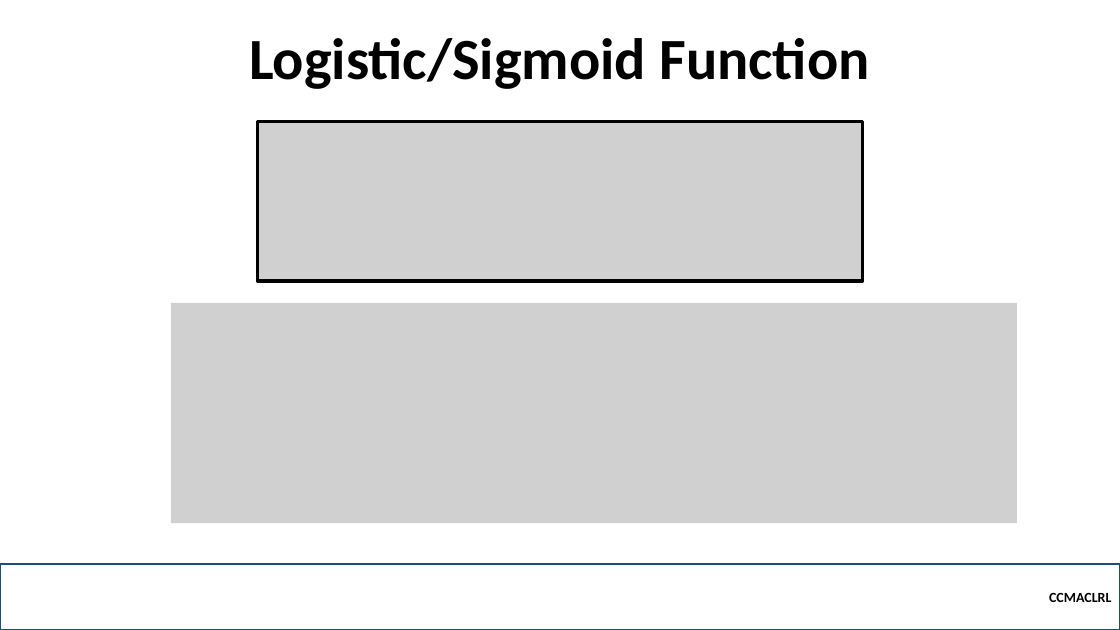
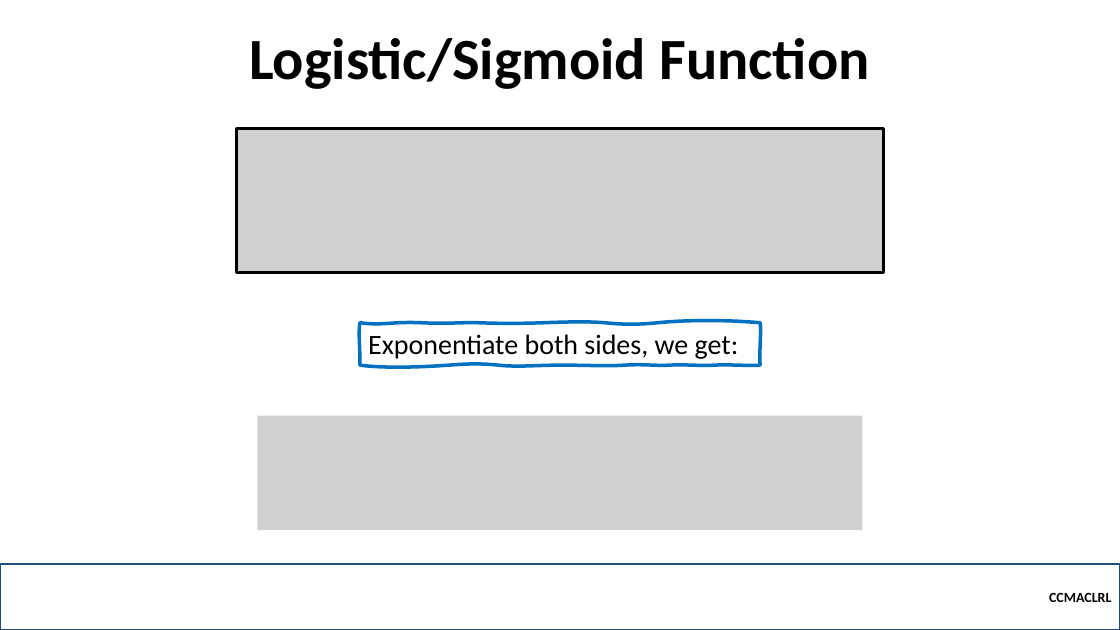
Before and after one commit to robitussin/CCMACLRL, a slide deck: slide 56 of 5 - Logistic Regression/Logistic Regression (Math).pptx (slide 46 before the commit). Drawn at 1120x630 pixels with LibreOffice and Linux fonts; fonts in the diff are those of the drawing; grey boxes stand for pictures; background and template pictures are left out. Boxes give left, top, right and bottom in pixels: in the first picture for what was removed or moved away, otherwise in the second. Text is boxed around its words. In the diff, an @@ line names an element or a change of style, - is before the commit and + after.

```diff
--- a/5 - Logistic Regression/Logistic Regression (Math).pptx
+++ b/5 - Logistic Regression/Logistic Regression (Math).pptx
@@ picture: place and size @@
-picture at (258, 122, 863, 281)
+picture at (236, 129, 884, 272)
@@ picture removed at (171, 303, 1017, 523) @@
@@ freeform shape added at (360, 323, 760, 365), outline #0070C0 3 pt, 24 pt, text #000000 @@
+Exponentiate both sides, we get:
@@ picture added at (258, 416, 863, 530) @@
```
Also in this commit, not shown: 27 other slides changed, 18 slides added.
